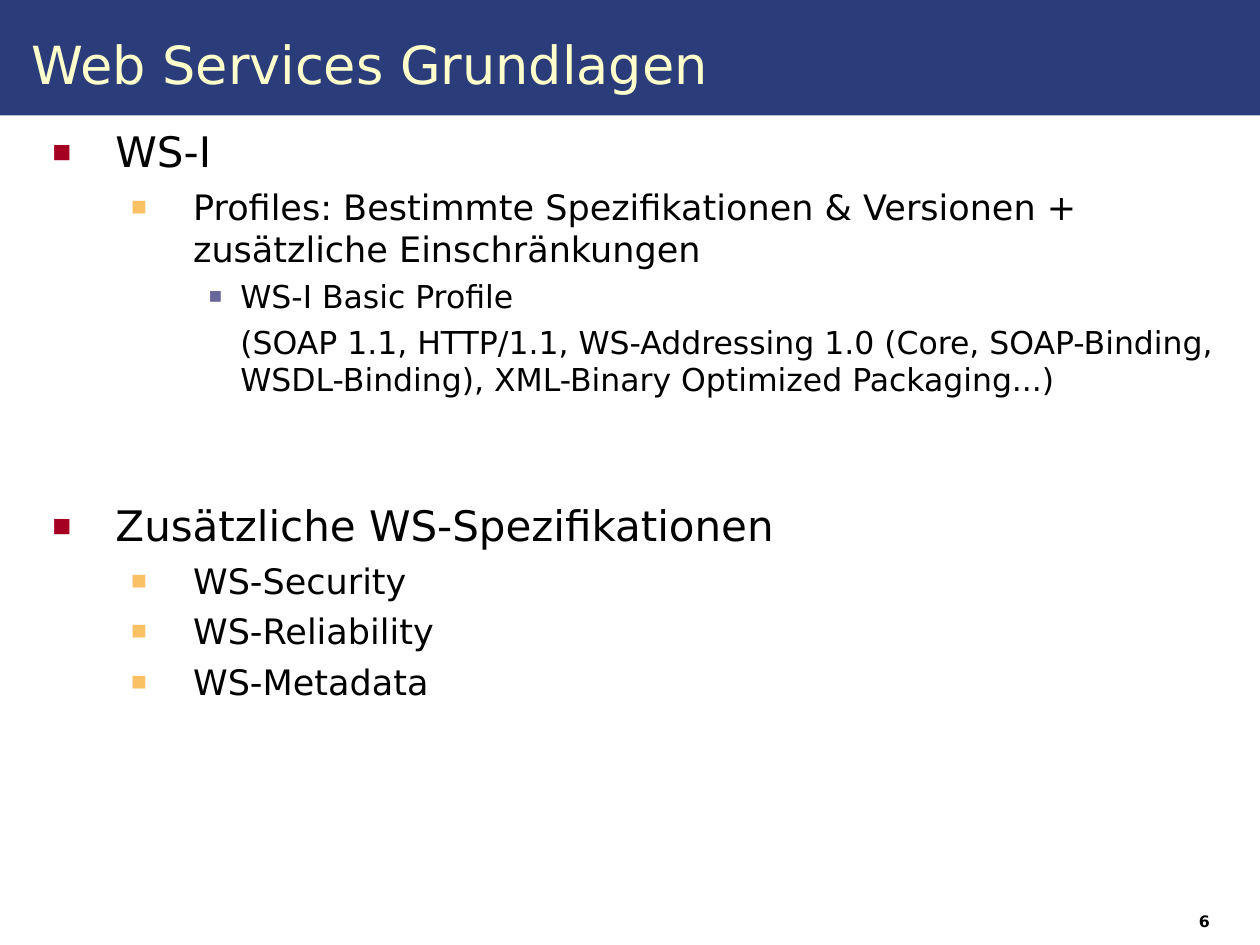
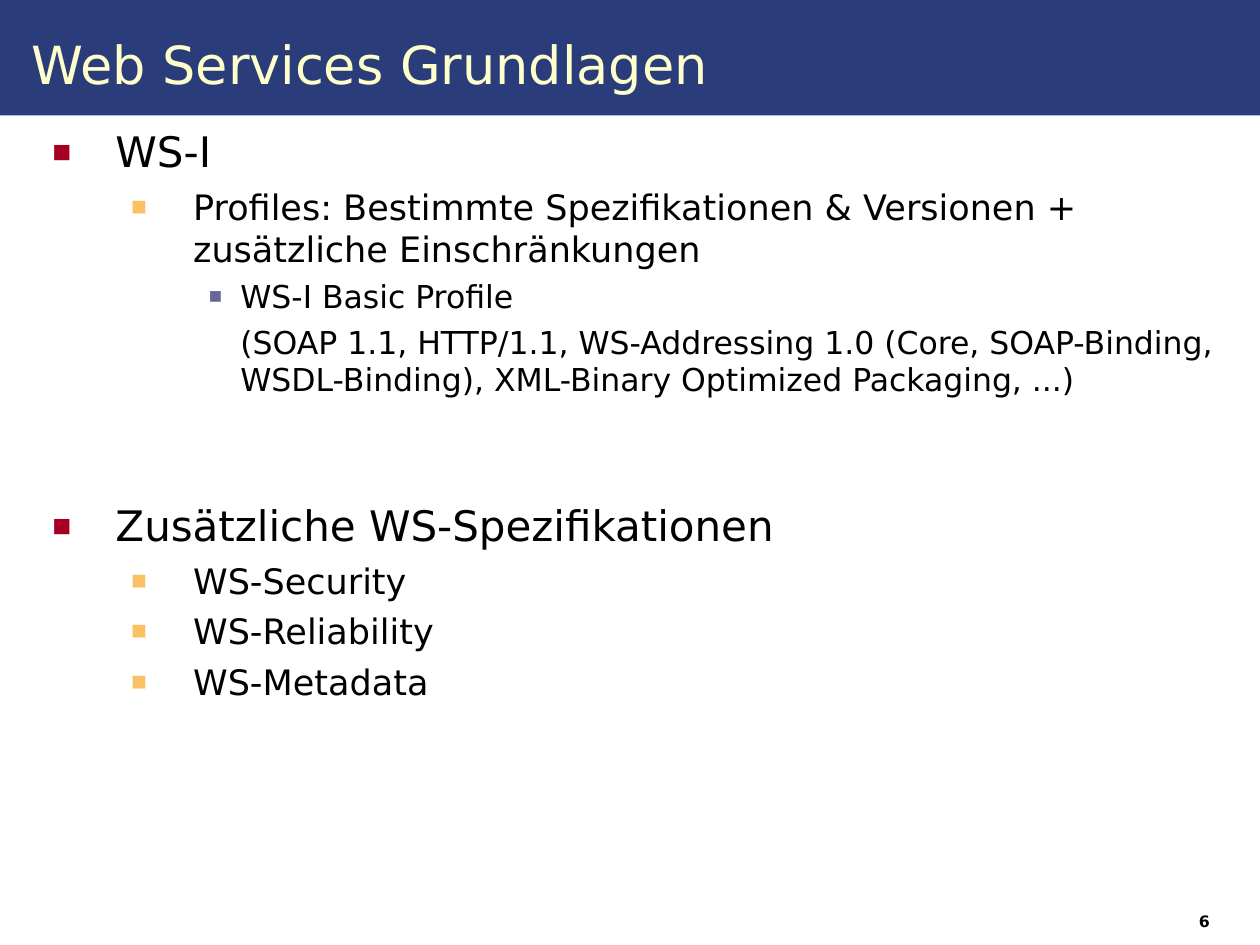
Before and after one commit to IAAS/decidr, a slide deck: slide 12 of seminars/rr/presentation/Web_Services.odp (slide 6 before the commit). Drawn at 1260x945 pixels with LibreOffice and Linux fonts; fonts in the diff are those of the drawing. Boxes give left, top, right and bottom in pixels: in the first picture for what was removed or moved away, otherwise in the second. Text is boxed around its words. In the diff, an @@ line names an element or a change of style, - is before the commit and + after.

```diff
--- a/seminars/rr/presentation/Web_Services.odp
+++ b/seminars/rr/presentation/Web_Services.odp
@@ text at box(240, 330, 1212, 398): text changed @@
-(SOAP 1.1, HTTP/1.1, WS-Addressing 1.0 (Core, SOAP-Binding, WSDL-Binding), XML-Binary Optimized Packaging...)
+(SOAP 1.1, HTTP/1.1, WS-Addressing 1.0 (Core, SOAP-Binding, WSDL-Binding), XML-Binary Optimized Packaging, ...)
```
Also in this commit, not shown: 7 other slides changed, 7 slides added, 1 other file.
